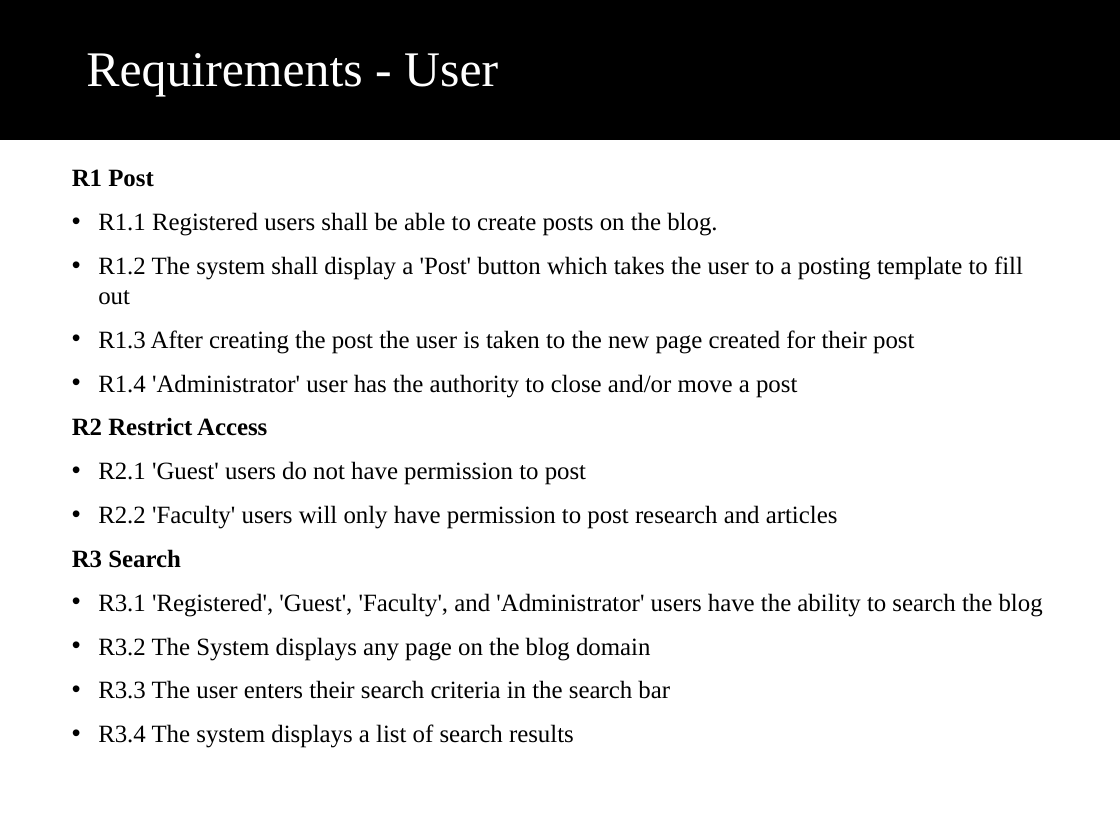
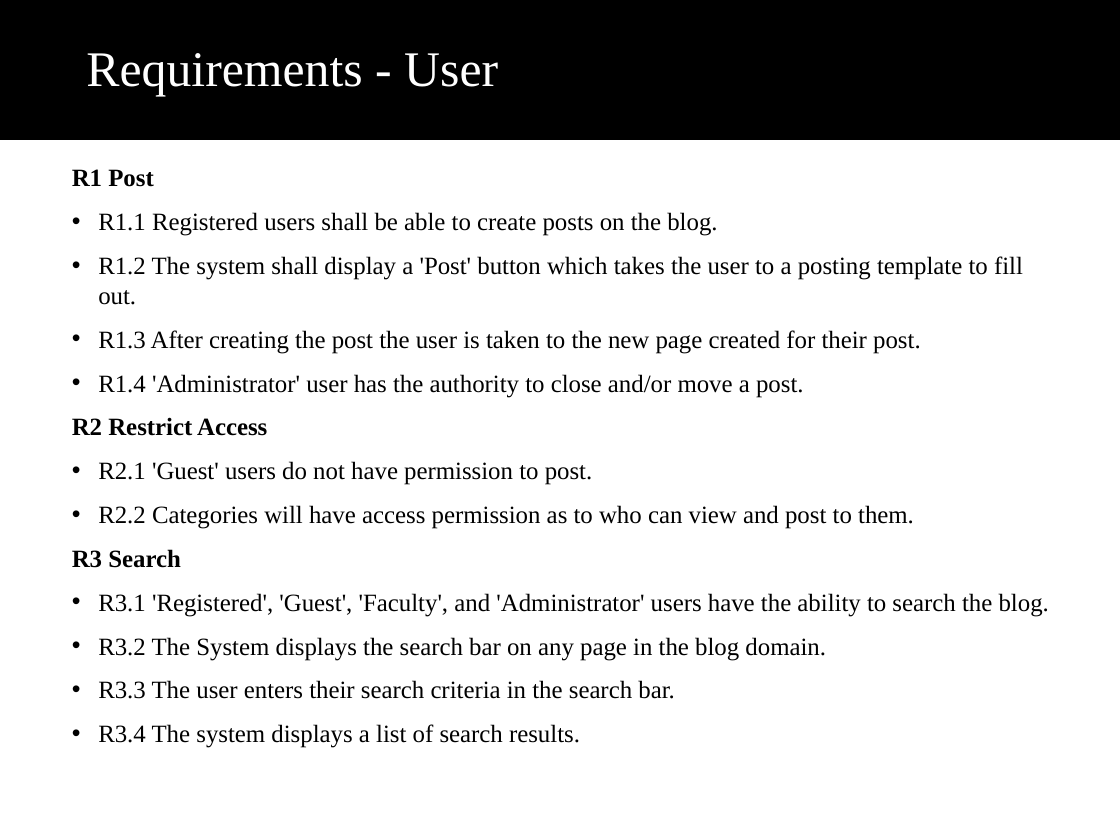
Before and after one commit to patrickbraud/CapstoneProject, a slide deck: slide 6 of Proposal/Final/final_presentation.ppt (slide 5 before the commit). Drawn at 1120x840 pixels with LibreOffice and Linux fonts; fonts in the diff are those of the drawing; background and template pictures are left out. Boxes give left, top, right and bottom in pixels: in the first picture for what was removed or moved away, otherwise in the second. Text is boxed around its words. In the diff, an @@ line names an element or a change of style, - is before the commit and + after.

```diff
--- a/Proposal/Final/final_presentation.ppt
+++ b/Proposal/Final/final_presentation.ppt
@@ text at [98,256,1023,398]: text changed @@
-• R1.2 The system shall display a 'Post' button which takes the user to a posting template to fill out
-• R1.3 After creating the post the user is taken to the new page created for their post
-• R1.4 'Administrator' user has the authority to close and/or move a post
+• R1.2 The system shall display a 'Post' button which takes the user to a posting template to fill out.
+• R1.3 After creating the post the user is taken to the new page created for their post.
+• R1.4 'Administrator' user has the authority to close and/or move a post.
@@ text at [98,461,914,529]: text changed @@
-• R2.1 'Guest' users do not have permission to post
-• R2.2 'Faculty' users will only have permission to post research and articles
+• R2.1 'Guest' users do not have permission to post.
+• R2.2 Categories will have access permission as to who can view and post to them.
@@ text at [98,593,1049,748]: text changed @@
-• R3.1 'Registered', 'Guest', 'Faculty', and 'Administrator' users have the ability to search the blog
-• R3.2 The System displays any page on the blog domain
-• R3.3 The user enters their search criteria in the search bar
-• R3.4 The system displays a list of search results
+• R3.1 'Registered', 'Guest', 'Faculty', and 'Administrator' users have the ability to search the blog.
+• R3.2 The System displays the search bar on any page in the blog domain.
+• R3.3 The user enters their search criteria in the search bar.
+• R3.4 The system displays a list of search results.
```
Also in this commit, not shown: 5 other slides changed, 1 slide added, 1 slide removed, 2 other files.
